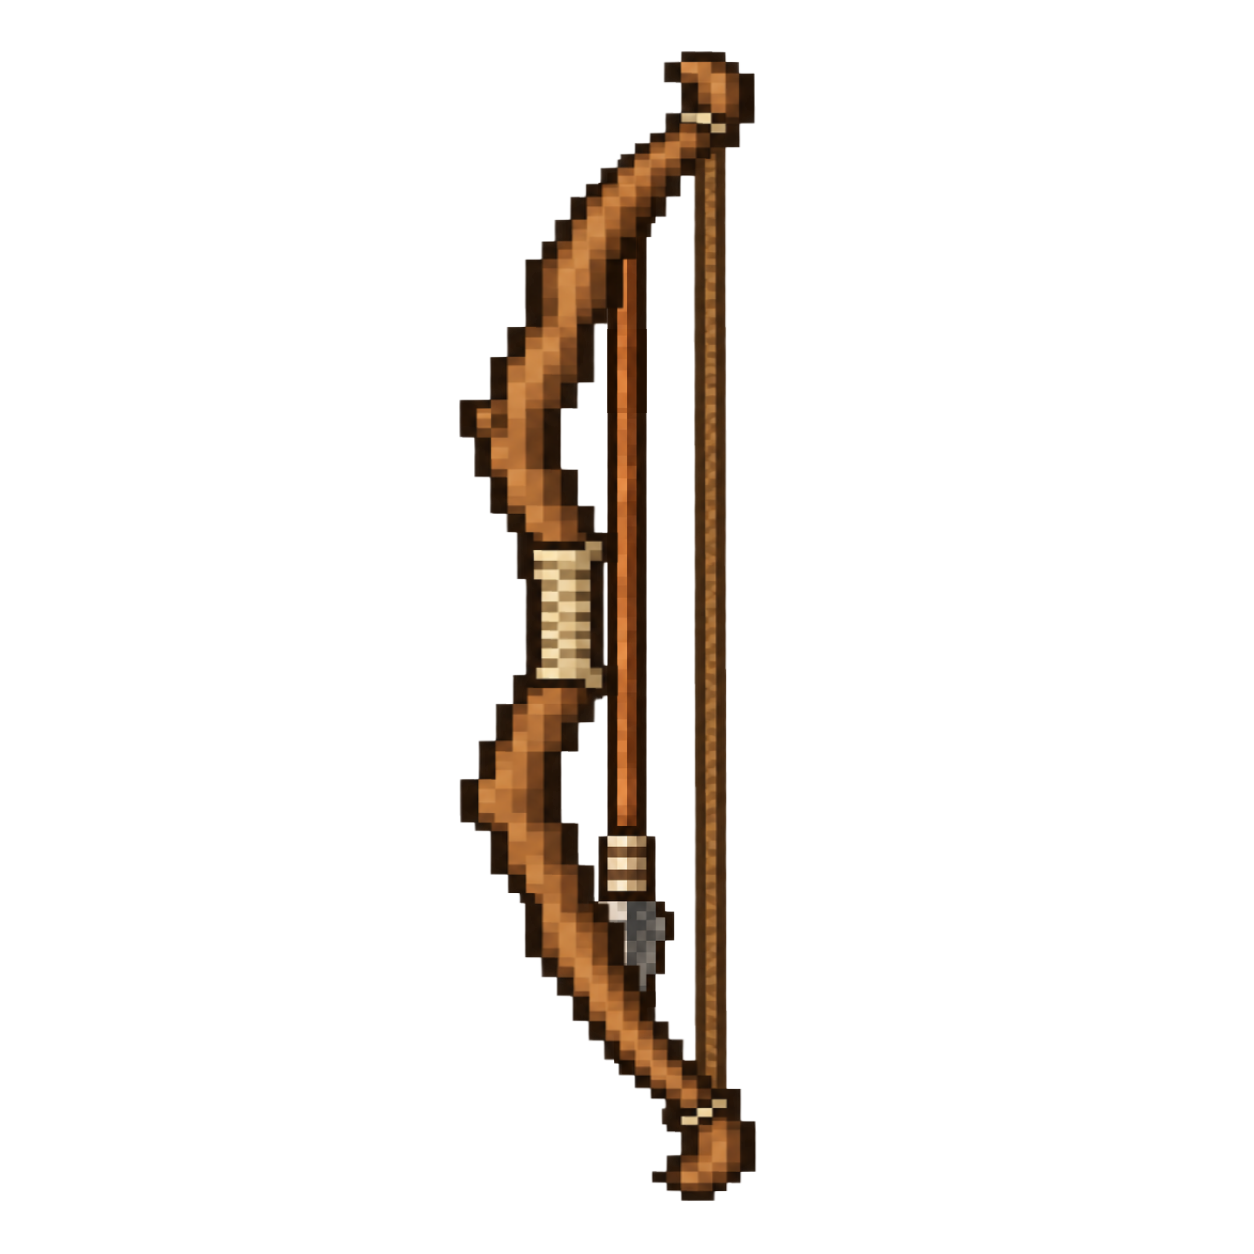
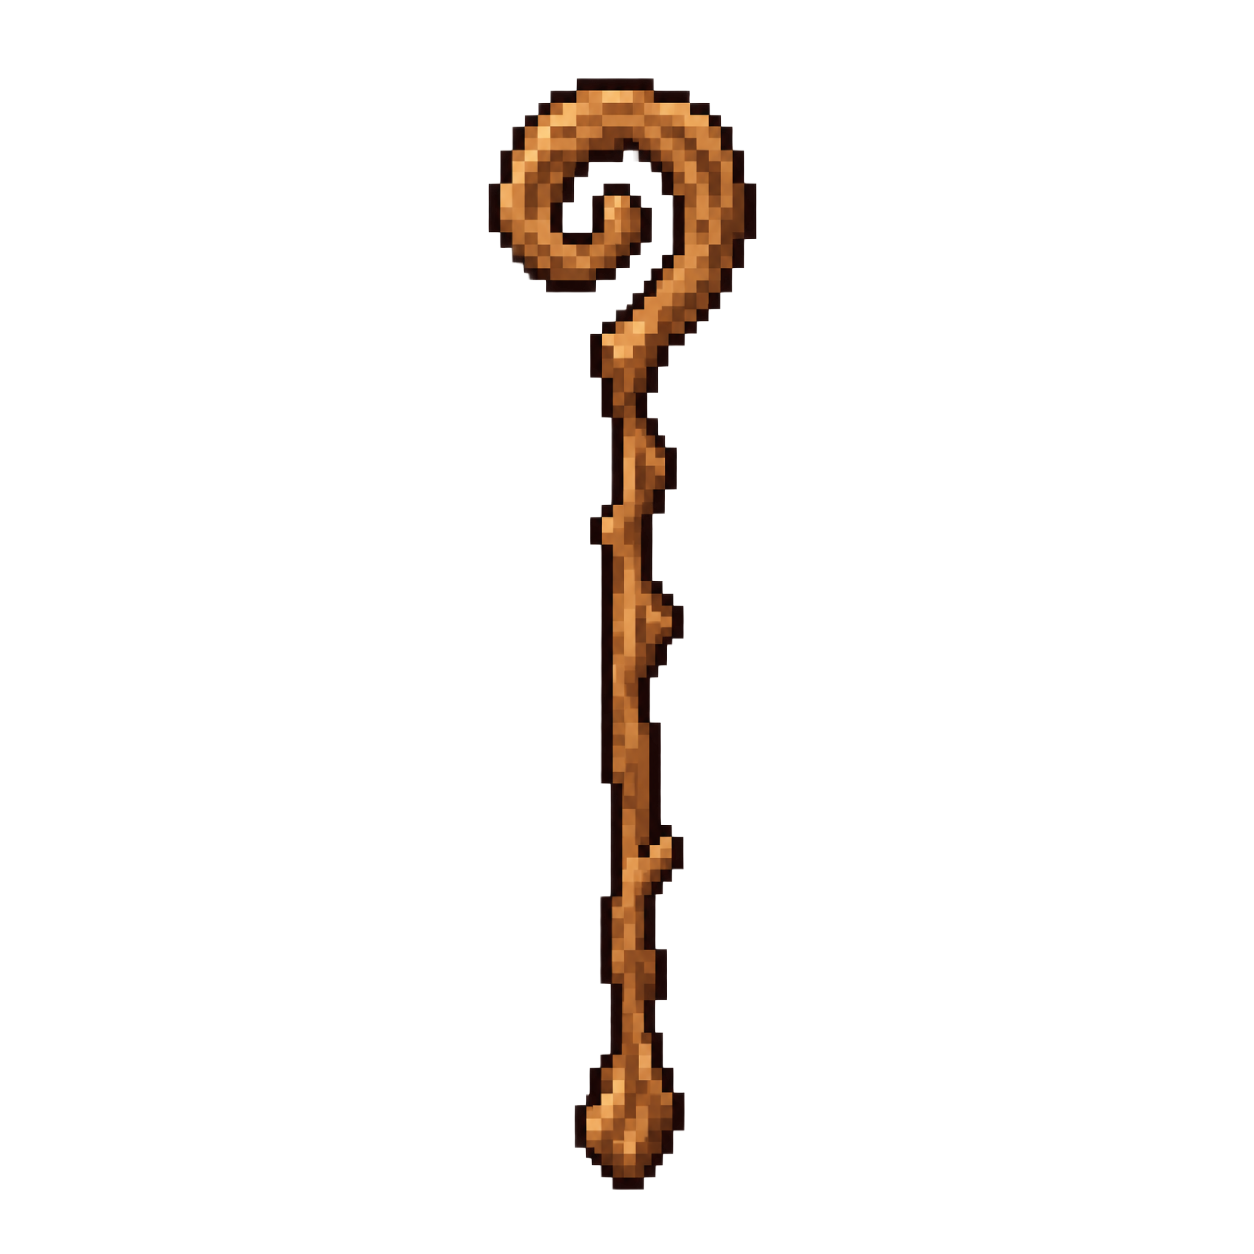
Before/after of a 1254x1254 layered artwork. What changed in the layer stack:
added layer "staff" above "bow" over 459, 76, 757, 1192
hid "bow", painted on it over 459, 51, 757, 1202
hid "allow copy" over 459, 171, 757, 1076